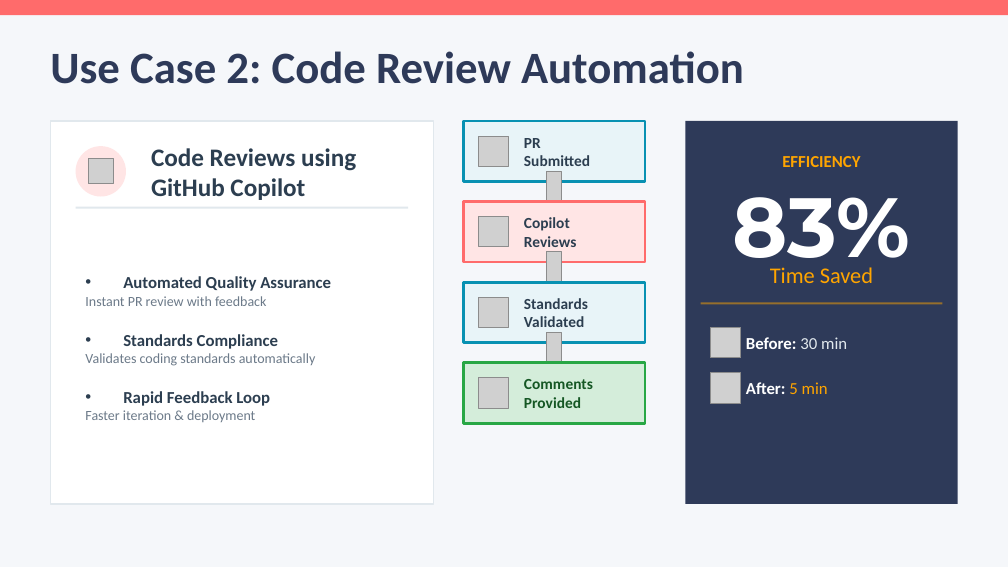
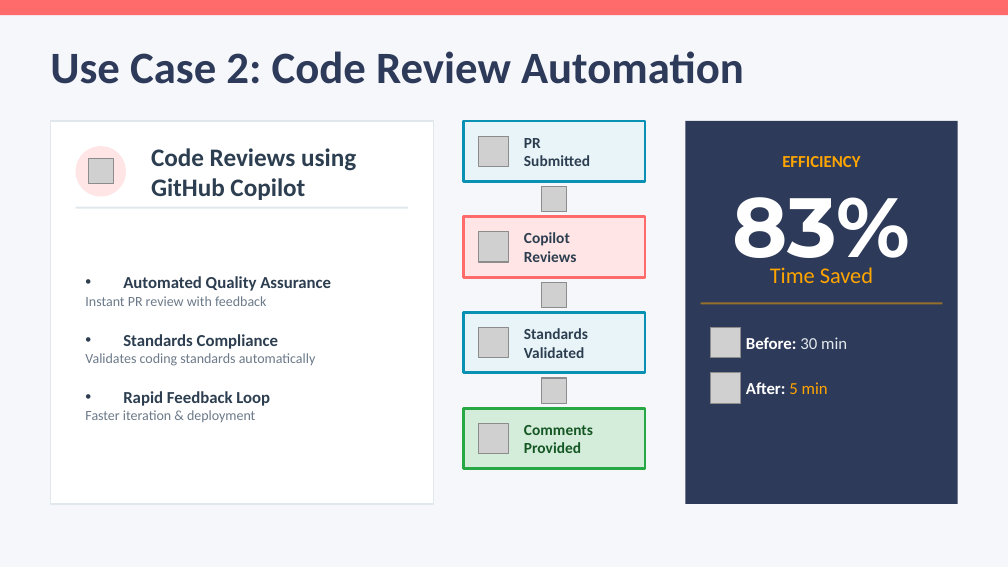
Before and after one commit to muraliky/dBoard, a slide deck: slide 2 of GitHub_Copilot_Demo.pptx. Drawn at 1008x567 pixels with LibreOffice and Linux fonts; fonts in the diff are those of the drawing; grey boxes stand for pictures. Boxes give left, top, right and bottom in pixels: in the first picture for what was removed or moved away, otherwise in the second. Text is boxed around its words. In the diff, an @@ line names an element or a change of style, - is before the commit and + after.

```diff
--- a/GitHub_Copilot_Demo.pptx
+++ b/GitHub_Copilot_Demo.pptx
@@ picture at bbox=[542, 186, 568, 212]: rotation 90 to 0 degrees @@
@@ 1 picture, 1 text, 1 rectangle: place and size @@
-1 picture, 1 text, 1 rectangle at bbox=[464, 202, 645, 262]
+1 picture, 1 text, 1 rectangle at bbox=[464, 217, 645, 277]
@@ picture removed at bbox=[547, 251, 562, 292] @@
@@ picture added at bbox=[542, 282, 568, 307] @@
@@ 1 picture, 1 text, 1 rectangle: place and size @@
-1 picture, 1 text, 1 rectangle at bbox=[464, 282, 645, 343]
+1 picture, 1 text, 1 rectangle at bbox=[464, 312, 645, 373]
@@ picture removed at bbox=[547, 332, 562, 372] @@
@@ picture added at bbox=[542, 378, 568, 403] @@
@@ 1 picture, 1 text, 1 rectangle: place and size @@
-1 picture, 1 text, 1 rectangle at bbox=[464, 363, 645, 423]
+1 picture, 1 text, 1 rectangle at bbox=[464, 408, 645, 469]
```
Also in this commit, not shown: 1 other slide changed, 1 slide added.
